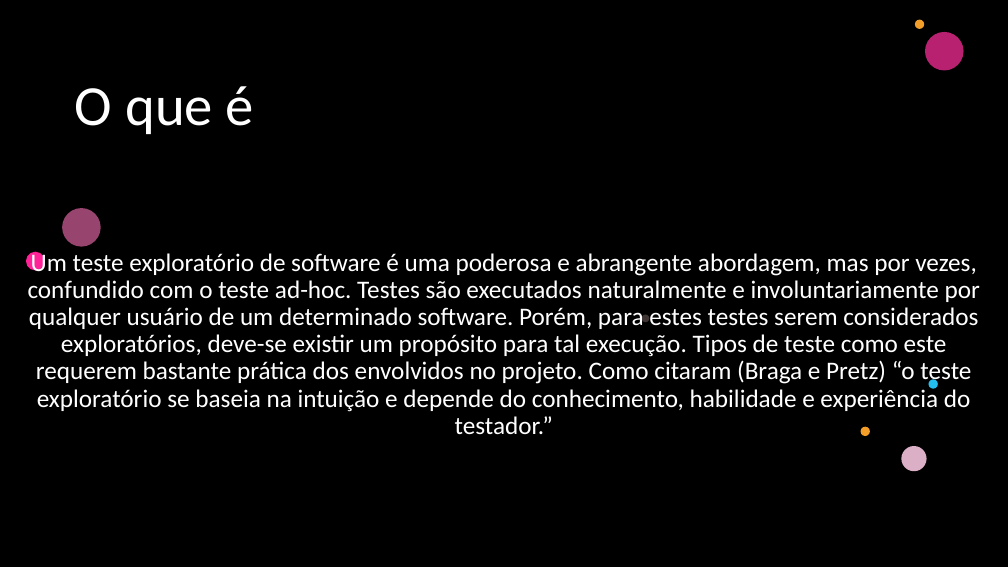
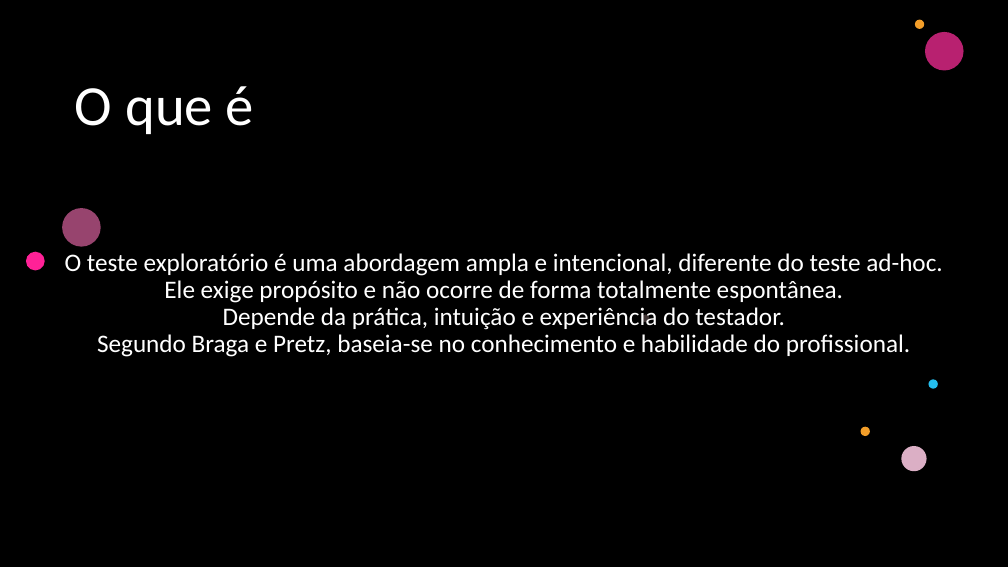
Before and after one commit to pauloryan091/atv-test, a slide deck: slide 2 of Teste Exploratório.pptx. Drawn at 1008x567 pixels with LibreOffice and Linux fonts; fonts in the diff are those of the drawing; background and template pictures are left out; a plain dark background stands for a picture behind light text. Boxes give left, top, right and bottom in pixels: in the first picture for what was removed or moved away, otherwise in the second. Text is boxed around its words. In the diff, an @@ line names an element or a change of style, - is before the commit and + after.

```diff
--- a/Teste Exploratório.pptx
+++ b/Teste Exploratório.pptx
@@ subtitle at (x1=65, y1=253, x2=943, y2=357): text changed @@
-Um teste exploratório de software é uma poderosa e abrangente abordagem, mas por vezes, confundido com o teste ad-hoc. Testes são executados naturalmente e involuntariamente por qualquer usuário de um determinado software. Porém, para estes testes serem considerados exploratórios, deve-se existir um propósito para tal execução. Tipos de teste como este requerem bastante prática dos envolvidos no projeto. Como citaram (Braga e Pretz) “o teste exploratório se baseia na intuição e depende do conhecimento, habilidade e experiência do testador.”
+O teste exploratório é uma abordagem ampla e intencional, diferente do teste ad-hoc.
+Ele exige propósito e não ocorre de forma totalmente espontânea.
+Depende da prática, intuição e experiência do testador.
+Segundo Braga e Pretz, baseia-se no conhecimento e habilidade do profissional.
```
Also in this commit, not shown: 2 other slides changed, 13 other files.
